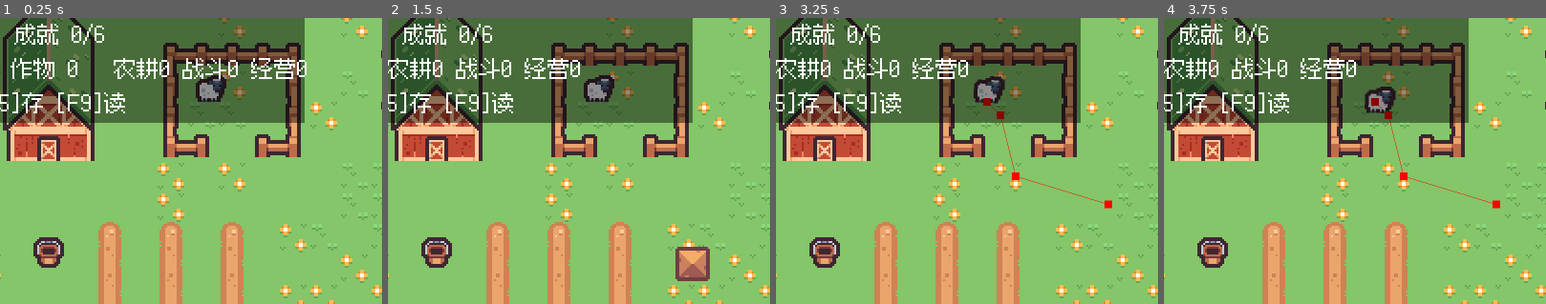
Above: before the commit, frames 1-4 (left to right).
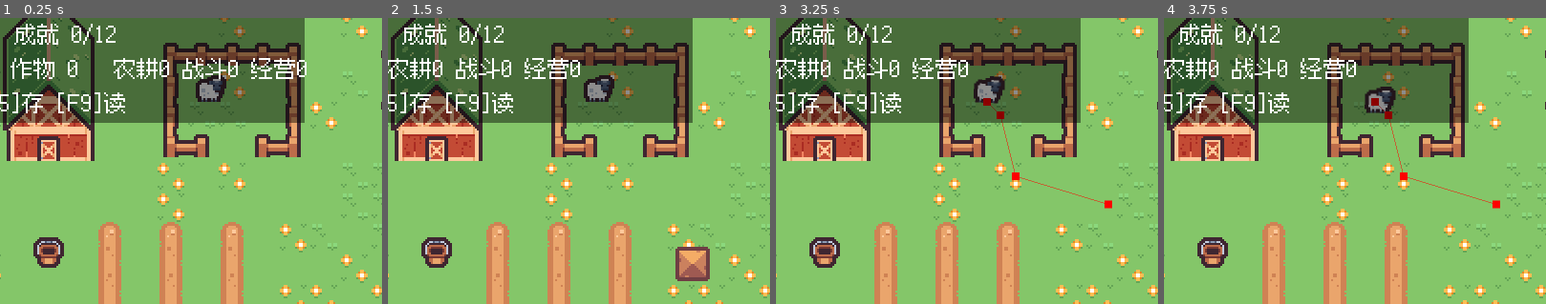
Above: after the commit, the same moments.

Repository: 01821/farm-fight-game
Game: Godot game, scene res://Scenes/base_level.tscn
Two runs of this game, one before a commit and one after it. Both use one fixed random seed, a clock stepped at 60 frames per second and the inputs below. Sound files missing from this copy of the repository are replaced by a short silence.
Inputs:
- Up to frame 1 (0.25 s): no input
- Up to frame 2 (1.5 s): tap Enter at 0.5 s; hold Q (cycle_item) 0.53-1.28 s; hold D (right) from 0.53 s (still down); tap Space (jump) at 0.77 s; tap 1 (item_1) at 1.35 s
- Up to frame 3 (3.25 s): tap Space (jump) at 1.52, 2, 3.02 s; release D (right) at 2.03 s; hold A (left) 2.03-2.78 s; tap 2 (item_2) at 2.1 s; hold D (right) from 2.78 s (still down); tap 3 (item_3) at 2.85 s
- Up to frame 4 (3.75 s): keep holding D (right); tap L (switch_weapon) at 3.6 s
The pictures show only the part of the screen within x 48-98%, y 7-57%; the shares and areas given below are measured in that part.

The runs differ from the first frame. In frame 1, 0.1% of the frame differs, in the area x 24-31%, y 2-9%; in frame 2, 0.1%; in frame 3, 0.1%; in frame 4, 0.1%.

Commit message:
feat(achievements): 接上矿洞 6 条成就 + 生涯累计（16 项清单第 15 项）

Diff:
--- a/Scripts/Global/Achievements.gd
+++ b/Scripts/Global/Achievements.gd
@@ -18,6 +18,13 @@
 	{"id": "kill_25", "name": "农场卫士", "desc": "累计赶跑 25 只害兽"},
 	{"id": "day_3", "name": "熬过三夜", "desc": "活到第 4 天"},
 	{"id": "barn", "name": "谷仓建成", "desc": "攒够 300 金"},
+	# --- 矿洞 ---
+	{"id": "first_mine", "name": "初次下矿", "desc": "下第一趟矿"},
+	{"id": "mine_depth_3", "name": "深入地底", "desc": "下到矿洞第 3 层"},
+	{"id": "boss_slayer", "name": "拆掉关底", "desc": "第一次拆掉采掘机械"},
+	{"id": "boss_5", "name": "矿洞清道夫", "desc": "累计拆掉 5 台关底"},
+	{"id": "flawless_boss", "name": "全身而退", "desc": "一次没倒、拆掉关底、带着东西出来"},
+	{"id": "mine_rich", "name": "满载而归", "desc": "一趟带回 150 金以上"},
 ]
 
 @export var enabled: bool = true
@@ -75,6 +82,20 @@
 			return cycle.day >= 4
 		"barn":
 			return controller.goal_reached
+		# 矿洞的条件全部读 MineRun 的**生涯累计**（自动加载单例，随时可读），
+		# 所以玩家在农场里也会因为"上一趟下矿"而解锁成就。
+		"first_mine":
+			return MineRun.total_runs >= 1
+		"mine_depth_3":
+			return MineRun.deepest >= MineRun.MAX_DEPTH
+		"boss_slayer":
+			return MineRun.total_boss >= 1
+		"boss_5":
+			return MineRun.total_boss >= 5
+		"flawless_boss":
+			return MineRun.flawless_runs >= 1
+		"mine_rich":
+			return MineRun.best_run_gold >= 150
 	return false
 
 func _unlock(entry: Dictionary) -> void:
--- a/Scripts/Global/MineRun.gd
+++ b/Scripts/Global/MineRun.gd
@@ -43,6 +43,19 @@
 var entry_day: int = 0
 ## 每日首通关底的额外奖励
 const DAILY_FIRST_GOLD: int = 30
+
+## --- 生涯累计（**不随每趟重置**，成就靠它判断）---
+var total_runs: int = 0
+var total_boss: int = 0
+var total_mine_kills: int = 0
+## 到过的最深层数
+var deepest: int = 0
+## 单趟带回最多的一次
+var best_run_gold: int = 0
+## 这一趟有没有倒下过（"一命通关"靠它判断）
+var died_this_run: bool = false
+## 有几次是"一次没倒、还把关底拆了"地出来的
+var flawless_runs: int = 0
 var torch_left: float = 0.0
 ## 测试用的开关：headless 测试里不能真的切场景（一切后面就没法继续跑断言了）。
 ## 关掉之后 finish() 只改状态、不切场景。
@@ -57,9 +70,13 @@
 	ore = 0
 	boss_down = false
 	kills = 0
+	died_this_run = false
 	torch_left = TORCH_TIME
+	# 生涯累计在这里加，其余的重置
+	total_runs += 1
+	deepest = maxi(deepest, 1)
 	run_started.emit()
-	print("[矿洞] 进洞，火把 ", int(TORCH_TIME), " 秒")
+	print("[矿洞] 进洞（第 ", total_runs, " 趟），火把 ", int(TORCH_TIME), " 秒")
 
 ## 第 depth 层的收获倍率
 func loot_multiplier() -> float:
@@ -78,6 +95,7 @@
 	if not active or is_deepest():
 		return false
 	depth += 1
+	deepest = maxi(deepest, depth)
 	print("[矿洞] 下到第 ", depth, " 层（收获 x", loot_multiplier(), "，火把只剩 ",
 		int(torch_left), " 秒）")
 	return true
@@ -97,13 +115,26 @@
 
 func add_kill() -> void:
 	kills += 1
+	total_mine_kills += 1
+
+## 在洞里倒下了。除了结束这趟，还要记下来 ——「一命通关」成就要看它。
+func mark_died() -> void:
+	died_this_run = true
 
 ## success = true 保留这趟收获；false = 丢掉（在洞里倒下了）
 func finish(success: bool) -> void:
 	if not active:
 		return
 	active = false
-	_pending = {"success": success, "gold": gold, "kills": kills, "ore": ore, "boss_down": boss_down}
+	if success:
+		best_run_gold = maxi(best_run_gold, gold)
+	if boss_down:
+		total_boss += 1
+	# 一命通关：全程没倒下 + 拆了关底 + 活着出来
+	if success and boss_down and not died_this_run:
+		flawless_runs += 1
+	_pending = {"success": success, "gold": gold, "kills": kills, "ore": ore, "boss_down": boss_down,
+		"depth": depth, "flawless": boss_down and not died_this_run and success}
 	print("[矿洞] 出洞 - ", "带回" if success else "丢掉",
 		"这趟收获：", gold, " 金 / ", ore, " 块矿石，赶跑 ", kills, " 只",
 		"，关底", "已拆" if boss_down else "没拆")
@@ -137,7 +168,19 @@
 #    这一趟的 gold / depth / boss_down 都是临时状态，切场景就该没了，不该进存档。
 
 func to_save_data() -> Dictionary:
-	return {"last_boss_day": last_boss_day}
+	return {
+		"last_boss_day": last_boss_day,
+		"total_runs": total_runs, "total_boss": total_boss,
+		"total_mine_kills": total_mine_kills, "deepest": deepest,
+		"best_run_gold": best_run_gold,
+		"flawless_runs": flawless_runs,
+	}
 
 func apply_save_data(d: Dictionary) -> void:
 	last_boss_day = int(d.get("last_boss_day", -1))
+	total_runs = maxi(0, int(d.get("total_runs", 0)))
+	total_boss = maxi(0, int(d.get("total_boss", 0)))
+	total_mine_kills = maxi(0, int(d.get("total_mine_kills", 0)))
+	deepest = maxi(0, int(d.get("deepest", 0)))
+	best_run_gold = maxi(0, int(d.get("best_run_gold", 0)))
+	flawless_runs = maxi(0, int(d.get("flawless_runs", 0)))
--- a/Scripts/Mine/mine_level.gd
+++ b/Scripts/Mine/mine_level.gd
@@ -213,6 +213,7 @@
 
 ## 这一趟结束：在洞里倒下就是失败，丢掉这趟收获
 func _on_player_died() -> void:
+	MineRun.mark_died()
 	MineRun.finish(false)
 
 func _process(delta: float) -> void:
--- a/Tests/test_mine_run.gd
+++ b/Tests/test_mine_run.gd
@@ -460,6 +460,100 @@
 
 	MineRun.active = false
 	MineRun.scene_switch_enabled = true
+	print("--- 生涯累计 ---")
+	# ⚠️ 前面那节结尾把 scene_switch_enabled 恢复成了 true 方便后续用 ——
+	#    这里必须再关掉。否则下面调 finish() 会**真的切场景**，
+	#    测试节点当场被销毁，后面全是 "physics_frame on null instance"（刚踩过）。
+	MineRun.scene_switch_enabled = false
+	MineRun.total_runs = 0
+	MineRun.total_boss = 0
+	MineRun.deepest = 0
+	MineRun.flawless_runs = 0
+	MineRun.best_run_gold = 0
+	MineRun.died_this_run = false
+
+	MineRun.start_run()
+	_check("进一趟就 +1 趟", MineRun.total_runs == 1)
+	_check("进洞就算到过第 1 层", MineRun.deepest >= 1)
+	MineRun.descend()
+	MineRun.descend()
+	_check("下到第 3 层，最深记录跟着走", MineRun.deepest == 3)
+	MineRun.boss_down = true
+	MineRun.gold = 200
+	MineRun.finish(true)
+	print("  INFO 一趟之后：趟数 ", MineRun.total_runs, "，拆关底 ", MineRun.total_boss,
+		"，最深 ", MineRun.deepest, "，单趟最佳 ", MineRun.best_run_gold,
+		"，一命通关 ", MineRun.flawless_runs)
+	_check("拆了关底就 +1", MineRun.total_boss == 1)
+	_check("记下单趟最佳收获", MineRun.best_run_gold == 200)
+	_check("没倒下 + 拆关底 = 一命通关", MineRun.flawless_runs == 1)
+
+	# 倒下的那一趟不算一命通关
+	MineRun.start_run()
+	MineRun.mark_died()
+	MineRun.boss_down = true
+	MineRun.finish(false)
+	_check("倒下那趟不算一命通关", MineRun.flawless_runs == 1)
+	_check("失败那趟不刷新最佳收获", MineRun.best_run_gold == 200)
+
+	print("--- 成就：矿洞那一批 ---")
+	var ach := farm2.get_node_or_null("Achievements") as Achievements
+	_check("农场里有成就系统", ach != null)
+	if ach != null:
+		_check("成就总数是 12（6 农场 + 6 矿洞）", ach.total() == 12)
+		for id in ["first_mine", "mine_depth_3", "boss_slayer", "boss_5", "flawless_boss", "mine_rich"]:
+			ach.unlocked_ids.erase(id)
+		await _step(4)
+		print("  INFO 解锁情况：累计趟数 ", MineRun.total_runs, "，关底 ", MineRun.total_boss,
+			"，最深 ", MineRun.deepest, "，最佳 ", MineRun.best_run_gold,
+			"，一命 ", MineRun.flawless_runs)
+		_check("初次下矿解锁了", ach.has("first_mine"))
+		_check("深入地底解锁了（到过第 3 层）", ach.has("mine_depth_3"))
+		_check("拆掉关底解锁了", ach.has("boss_slayer"))
+		_check("全身而退解锁了", ach.has("flawless_boss"))
+		_check("满载而归解锁了（单趟 200 > 150）", ach.has("mine_rich"))
+		_check("拆 5 台还没到，不该解锁", not ach.has("boss_5"))
+
+		# 把条件凑够，验证它真的会在农场里解锁
+		MineRun.total_boss = 5
+		await _step(4)
+		_check("拆够 5 台之后解锁了", ach.has("boss_5"))
+
+		# 反例：把矿洞累计清零，矿洞那几条不该再被判成达成。
+		# ⚠️ 只清 MineRun —— 农场类成就看的是**玩家的**生涯计数，清不掉也不该清。
+		MineRun.total_runs = 0
+		MineRun.total_boss = 0        # 这个也得清 —— 漏了它"拆关底"那两条照样解锁
+		MineRun.deepest = 0
+		MineRun.flawless_runs = 0
+		MineRun.best_run_gold = 0
+		ach.unlocked_ids.clear()
+		await _step(4)
+		var mine_unlocked: int = 0
+		for id in ["first_mine", "mine_depth_3", "boss_slayer", "boss_5", "flawless_boss", "mine_rich"]:
+			if ach.has(id):
+				mine_unlocked += 1
+		print("  INFO 清零后：解锁总数 ", ach.count(), "，其中矿洞类 ", mine_unlocked)
+		_check("清零之后矿洞类成就一个都不该解锁", mine_unlocked == 0)
+
+	print("--- 生涯累计要能存档 ---")
+	MineRun.total_runs = 7
+	MineRun.total_boss = 3
+	MineRun.deepest = 2
+	MineRun.best_run_gold = 123
+	MineRun.flawless_runs = 2
+	var md: Dictionary = MineRun.to_save_data()
+	MineRun.total_runs = 0
+	MineRun.total_boss = 0
+	MineRun.deepest = 0
+	MineRun.best_run_gold = 0
+	MineRun.flawless_runs = 0
+	MineRun.apply_save_data(md)
+	_check("读档读回趟数", MineRun.total_runs == 7)
+	_check("读档读回关底数", MineRun.total_boss == 3)
+	_check("读档读回最深", MineRun.deepest == 2)
+	_check("读档读回单趟最佳", MineRun.best_run_gold == 123)
+	_check("读档读回一命通关次数", MineRun.flawless_runs == 2)
+
 	_release_all()
 	print("RESULT fail=", _fail)
 	get_tree().quit()
